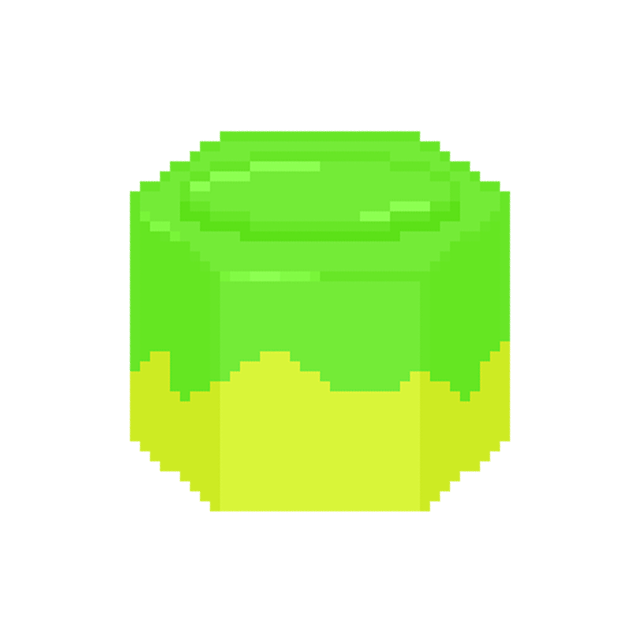
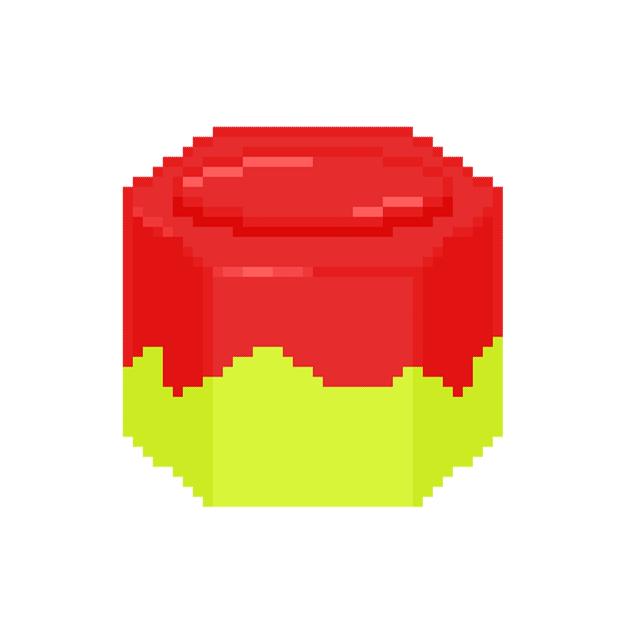
Layers edited between the first and the second 640×640 image:
hid "레이어 2 복사" over [128, 129, 512, 513]
added layer "red1 복사" over [122, 126, 504, 508]
